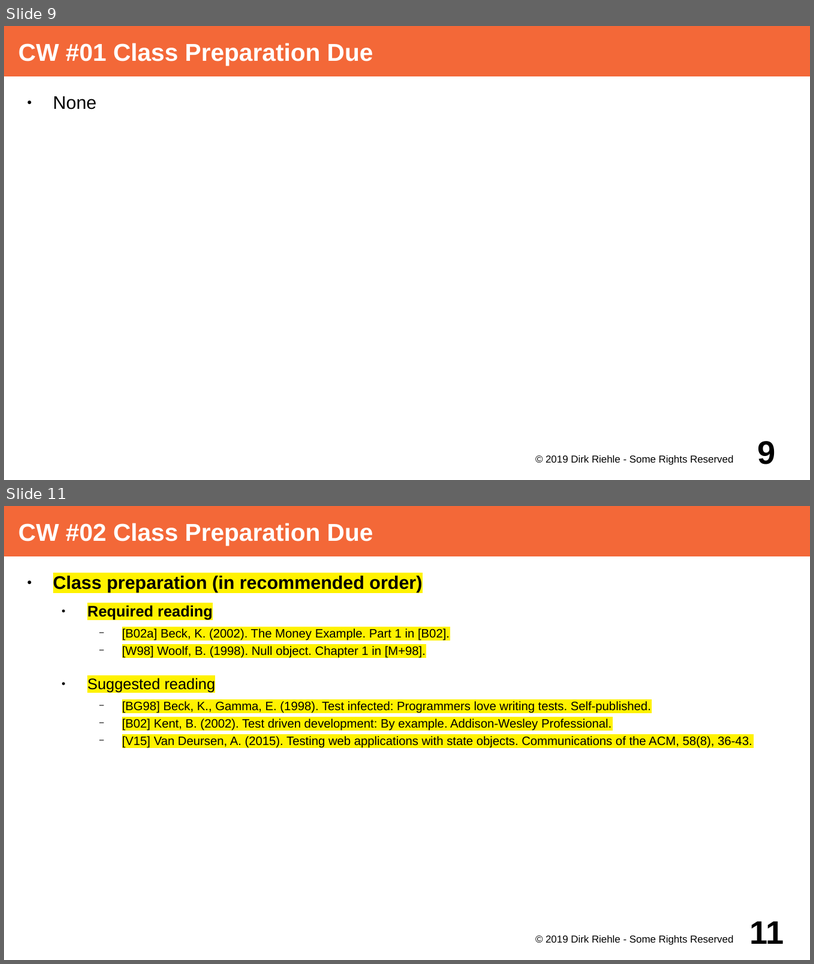
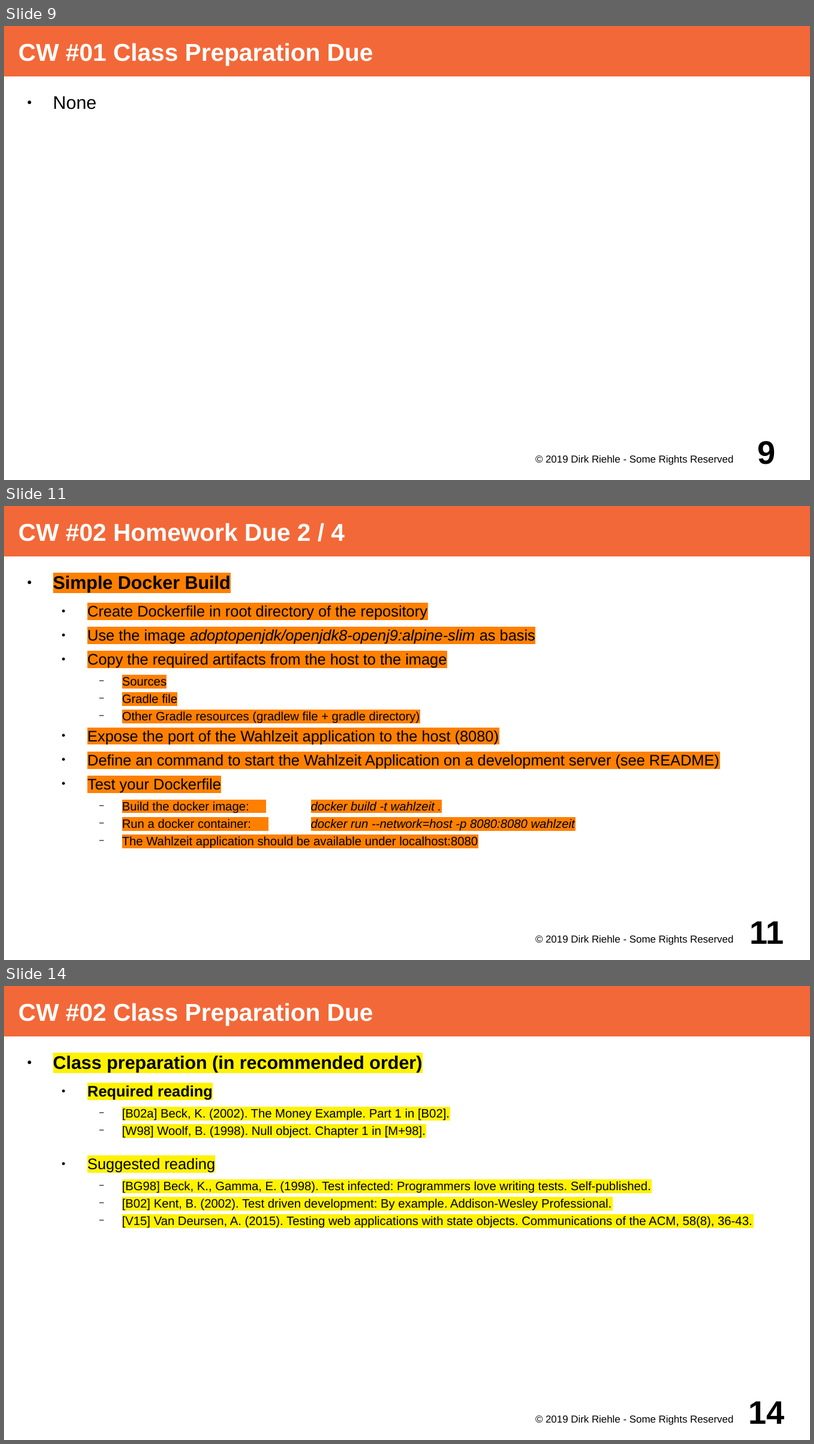
Before and after one commit to dirkriehle/adap-course, a slide deck: Lecture Slides/ADAP A02 - Course Schedule.odp. Shown one above the other, each under a label of ours: slides 9 and 11 before the commit, slides 9, 11 and 14 after it; the slides between them are not shown. The pictures are 814x964 and 814x1444 pixels, drawn with LibreOffice and Linux fonts; fonts in the diff are those of the drawing. Boxes give left, top, right and bottom in pixels: in the first picture for what was removed or moved away, otherwise in the second. Text is boxed around its words. In the diff, an @@ line names an element or a change of style, - is before the commit and + after.

Commit message:
Add docker exercise description

```diff
--- a/Lecture Slides/ADAP A02 - Course Schedule.odp
+++ b/Lecture Slides/ADAP A02 - Course Schedule.odp
@@ slide 11 added at (x1=4, y1=506, x2=810, y2=960), background #FFFFFF @@
@@ title added at (x1=4, y1=506, x2=810, y2=556), fill #F36838, 24 pt, text #FFFFFF, bold @@
+CW #02 Homework Due 2 / 4
@@ text added at (x1=53, y1=576, x2=720, y2=848), 15 pt, text #000000 @@
+● Simple Docker Build
+  ● Create Dockerfile in root directory of the repository
+  ● Use the image adoptopenjdk/openjdk8-openj9:alpine-slim as basis
+  ● Copy the required artifacts from the host to the image
+    − Sources
+    − Gradle file
+    − Other Gradle resources (gradlew file + gradle directory)
+  ● Expose the port of the Wahlzeit application to the host (8080)
+  ● Define an command to start the Wahlzeit Application on a development server (see README)
+  ● Test your Dockerfile
+    − Build the docker image: docker build -t wahlzeit .
+    − Run a docker container: docker run --network=host -p 8080:8080 wahlzeit
+    − The Wahlzeit application should be available under localhost:8080
@@ text added at (x1=546, y1=934, x2=734, y2=945), 10 pt, text #000000 @@
+© 2019 Dirk Riehle - Some Rights Reserved
@@ page number added at (x1=750, y1=921, x2=784, y2=943), 32 pt, text #000000, bold @@
+11
@@ what was slide 11 is now slide 14 @@
@@ page number at (x1=749, y1=1401, x2=785, y2=1423): text changed @@
-11
+14
```
Also in this commit, not shown: 1 slide changed, 2 other slides added.
